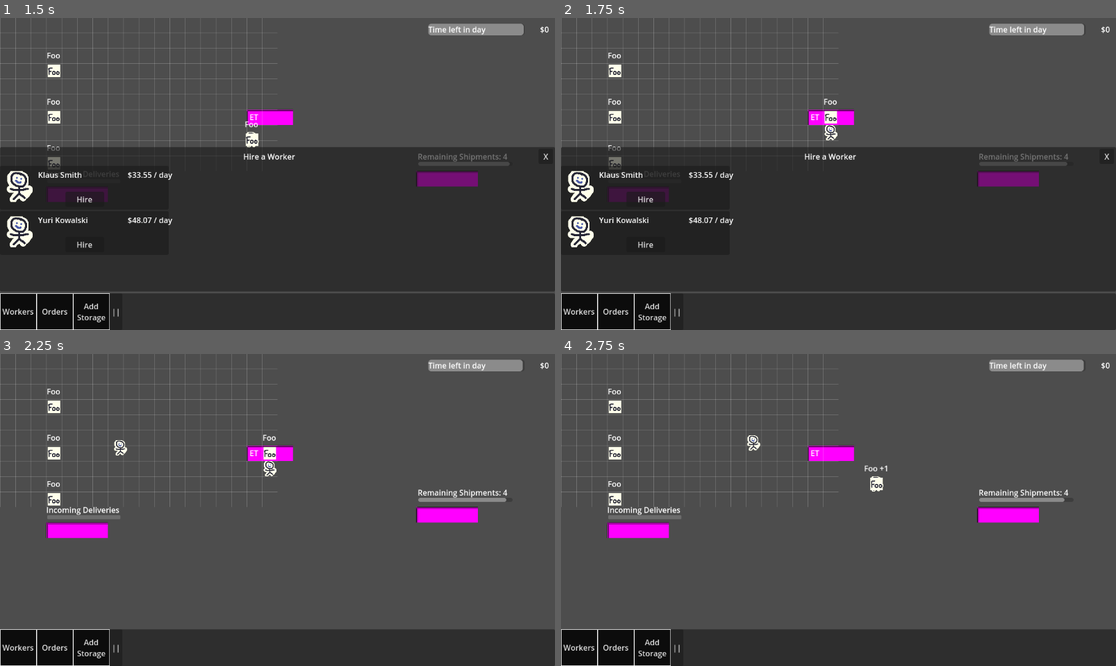
Above: before the commit, frames 1-4 (two rows, left to right).
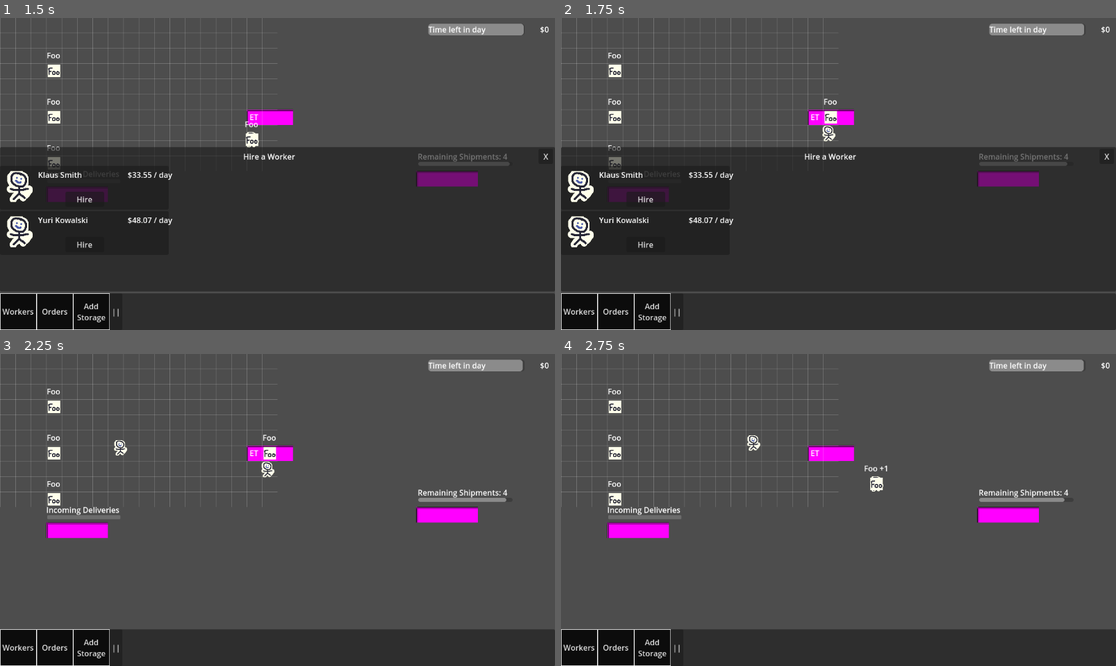
Above: after the commit, the same moments.

Repository: wpuerner/fantasy_factory
Game: Godot game, scene res://scenes/main.tscn
The game is run twice, just before and just after one commit, with the same random seed, the same clock (stepped at 60 frames per second) and the same inputs.
Inputs:
- Up to frame 1 (1.5 s): click "Workers" at 0.5 s; click "Hire New Worker" at 1.25 s
- Up to frame 2 (1.75 s): no input
- Up to frame 3 (2.25 s): click "Hire" at 2 s
- Up to frame 4 (2.75 s): no input

Frame 1 is identical in both runs. In frame 2, 0.1% of the frame differs, in the area x 47-50%, y 34-40%; in frame 3, 0.1%; in frame 4, less than 0.1%.

Commit message:
haul task behavior

Diff:
--- /dev/null
+++ b/scenes/behaviors/task/haul/haul_task_behavior.gd
@@ -0,0 +1,69 @@
+class_name HaulTaskBehavior extends TaskBehavior
+
+@export var navigation_agent: NavigationAgent2D
+@export var carry_task_behavior: TaskBehavior
+
+var grid_resource: GridResource = preload("res://resources/grid/grid_resource.tres")
+var storage_areas_resource: StorageAreasResource = preload("res://resources/storage_areas/storage_areas_resource.tres")
+var item_resource: ItemResource = preload("res://resources/item/item_resource.tres")
+
+var state: State = State.IDLE
+var _source_cell
+var _target_cell
+
+enum State {IDLE, HAULING}
+
+
+func start() -> bool:
+	if state != State.IDLE:
+		return false
+
+	var haul_job: Dictionary = _find_haul_job()
+	if haul_job.is_empty():
+		return false
+
+	_source_cell = haul_job.source
+	_target_cell = haul_job.target
+	carry_task_behavior.start(_source_cell, _target_cell)
+	state = State.HAULING
+	return true
+
+
+func _find_haul_job() -> Dictionary:
+	var sorted_areas: Array = storage_areas_resource.storage_areas.duplicate()
+	sorted_areas.sort_custom(func(a: StorageArea, b: StorageArea): return a.priority < b.priority)
+
+	if sorted_areas.is_empty():
+		return {}
+
+	var best_area: StorageArea = sorted_areas[0]
+
+	for item: Item in item_resource.items:
+		if not is_instance_valid(item):
+			continue
+
+		var cell: GridResource.Cell = grid_resource.get_cell_for_node(item)
+		var current_object = cell.object
+
+		if current_object is StorageArea.StorageAreaCell:
+			# Item is in a storage area — move to a strictly higher-priority area
+			var current_area: StorageArea = current_object.storage_area
+			for area: StorageArea in sorted_areas:
+				if area == current_area:
+					continue
+				if area.priority < current_area.priority:
+					var open_cell: StorageArea.StorageAreaCell = area.get_open_storage_cell()
+					if open_cell != null:
+						return {"source": current_object, "target": open_cell}
+		else:
+			# Item is loose on the grid — move to the highest-priority storage area
+			var open_cell: StorageArea.StorageAreaCell = best_area.get_open_storage_cell()
+			if open_cell != null:
+				return {"source": cell, "target": open_cell}
+
+	return {}
+
+
+func _on_carry_task_behavior_complete() -> void:
+	state = State.IDLE
+	complete.emit()
--- /dev/null
+++ b/scenes/behaviors/task/haul/haul_task_behavior.tscn
@@ -0,0 +1,6 @@
+[gd_scene load_steps=2 format=3 uid="uid://c2dmv8q1k5n7x"]
+
+[ext_resource type="Script" path="res://scenes/behaviors/task/haul/haul_task_behavior.gd" id="1_script"]
+
+[node name="HaulTaskBehavior" type="Node" node_paths=PackedStringArray("navigation_agent", "carry_task_behavior")]
+script = ExtResource("1_script")
--- a/scenes/worker/worker.gd
+++ b/scenes/worker/worker.gd
@@ -3,6 +3,7 @@
 @export var worker_name: String = "jimothy"
 @export var worker_resource: WorkerResource
 @export var enchant_task_behavior: TaskBehavior
+@export var haul_task_behavior: TaskBehavior
 
 const SPEED: float = 300.0
 
@@ -11,22 +12,30 @@
 
 enum State {WAITING, DOING_TASK}
 
-func _ready():
+func _ready() -> void:
 	worker_resource.register_worker(self)
 
-func _physics_process(delta: float):
+func _physics_process(delta: float) -> void:
 	if state == State.WAITING:
 		if enchant_task_behavior.start():
 			state = State.DOING_TASK
-			print("Worker starting an enchanting task.")
+			return
+		if haul_task_behavior.start():
+			state = State.DOING_TASK
 			return
 
 	if !$NavigationAgent2D.is_target_reached():
 		global_position = global_position.move_toward($NavigationAgent2D.get_next_path_position(), SPEED * delta)
 
 
-func _on_enchant_task_behavior_complete():
+func _on_enchant_task_behavior_complete() -> void:
 	state = State.WAITING
 
-func _on_enchant_task_behavior_abort():
+func _on_enchant_task_behavior_abort() -> void:
 	state = State.WAITING
+
+func _on_haul_task_behavior_complete() -> void:
+	state = State.WAITING
+
+func _on_haul_task_behavior_abort() -> void:
+	state = State.WAITING
--- a/scenes/worker/worker.tscn
+++ b/scenes/worker/worker.tscn
@@ -6,14 +6,16 @@
 [ext_resource type="PackedScene" uid="uid://d2k6qlv6d4mgg" path="res://scenes/behaviors/task/enchant/enchant_task_behavior.tscn" id="3_md8yx"]
 [ext_resource type="PackedScene" uid="uid://cscms2712e6vu" path="res://scenes/behaviors/task/work/work_task_behavior.tscn" id="3_nupkf"]
 [ext_resource type="PackedScene" uid="uid://b3c5p0vxn17lj" path="res://scenes/behaviors/task/carry/carry_task_behavior.tscn" id="4_md8yx"]
+[ext_resource type="PackedScene" uid="uid://c2dmv8q1k5n7x" path="res://scenes/behaviors/task/haul/haul_task_behavior.tscn" id="5_haul"]
 
 [sub_resource type="CircleShape2D" id="CircleShape2D_qsiq5"]
 radius = 14.0
 
-[node name="Worker" type="Node2D" node_paths=PackedStringArray("enchant_task_behavior") groups=["workers"]]
+[node name="Worker" type="Node2D" node_paths=PackedStringArray("enchant_task_behavior", "haul_task_behavior") groups=["workers"]]
 script = ExtResource("1_qsiq5")
 worker_resource = ExtResource("2_sq3if")
 enchant_task_behavior = NodePath("EnchantTaskBehavior")
+haul_task_behavior = NodePath("HaulTaskBehavior")
 
 [node name="Sprite2D" type="Sprite2D" parent="."]
 scale = Vector2(0.5, 0.5)
@@ -38,8 +40,15 @@
 [node name="CarryTaskBehavior" parent="." node_paths=PackedStringArray("navigation_agent") instance=ExtResource("4_md8yx")]
 navigation_agent = NodePath("../NavigationAgent2D")
 
+[node name="HaulTaskBehavior" parent="." node_paths=PackedStringArray("navigation_agent", "carry_task_behavior") instance=ExtResource("5_haul")]
+navigation_agent = NodePath("../NavigationAgent2D")
+carry_task_behavior = NodePath("../CarryTaskBehavior")
+
 [connection signal="input_event" from="Area2D" to="." method="_on_area_2d_input_event"]
 [connection signal="abort" from="EnchantTaskBehavior" to="." method="_on_enchant_task_behavior_abort"]
 [connection signal="complete" from="EnchantTaskBehavior" to="." method="_on_enchant_task_behavior_complete"]
 [connection signal="complete" from="WorkTaskBehavior" to="EnchantTaskBehavior" method="_on_work_task_behavior_complete"]
 [connection signal="complete" from="CarryTaskBehavior" to="WorkTaskBehavior" method="_on_carry_task_behavior_complete"]
+[connection signal="complete" from="CarryTaskBehavior" to="HaulTaskBehavior" method="_on_carry_task_behavior_complete"]
+[connection signal="abort" from="HaulTaskBehavior" to="." method="_on_haul_task_behavior_abort"]
+[connection signal="complete" from="HaulTaskBehavior" to="." method="_on_haul_task_behavior_complete"]
Not shown, added: scenes/behaviors/task/haul/haul_task_behavior.gd.uid
Not shown: 1 places in scenes/worker/worker.tscn that only renumber resources
